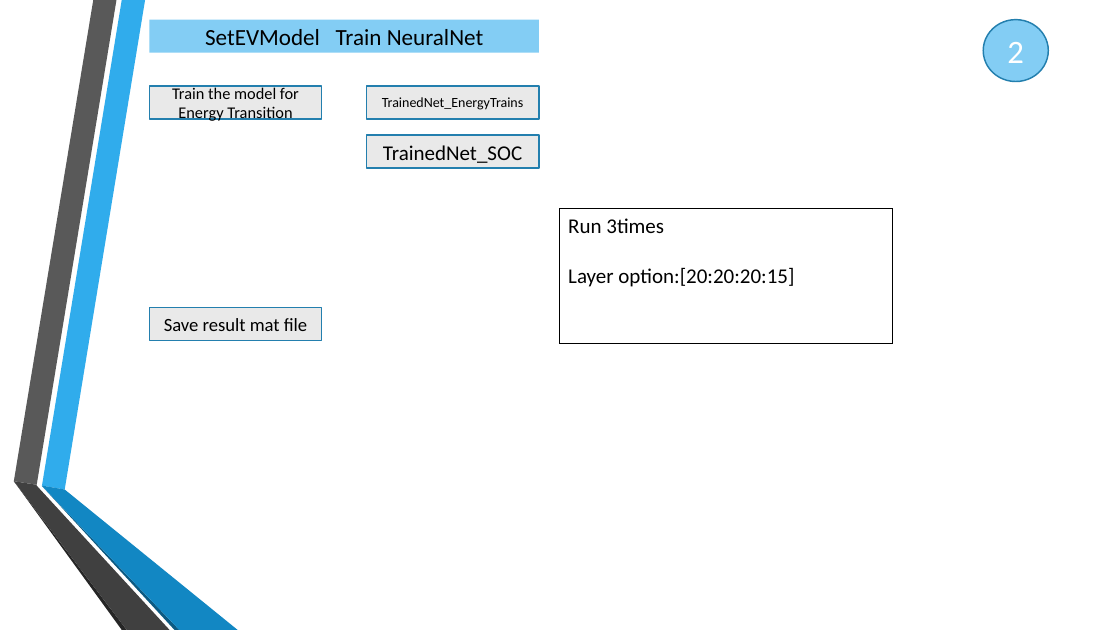
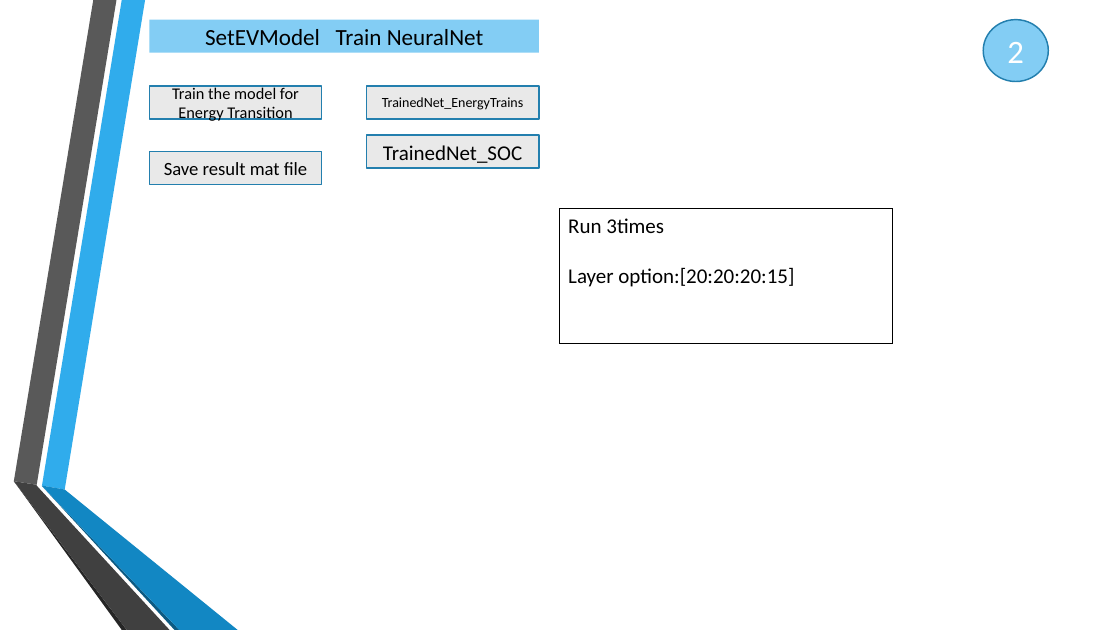
Before and after one commit to daisukekodaira/Probabilistic-Forecasting-Model-for-Non-normally-Distributed-EV-Charging-Demand, a slide deck: slide 5 of EV Forecasting Model document.pptx. Drawn at 1120x630 pixels with LibreOffice and Linux fonts; fonts in the diff are those of the drawing; background and template pictures are left out. Boxes give left, top, right and bottom in pixels: in the first picture for what was removed or moved away, otherwise in the second. Text is boxed around its words. In the diff, an @@ line names an element or a change of style, - is before the commit and + after.

Commit message:
EVforecasting ドキュメント

```diff
--- a/EV Forecasting Model document.pptx
+++ b/EV Forecasting Model document.pptx
@@ rectangle "Save result mat file": place and size @@
-rectangle "Save result mat file" at bbox=[150, 308, 322, 340]
+rectangle "Save result mat file" at bbox=[150, 152, 322, 185]
```
